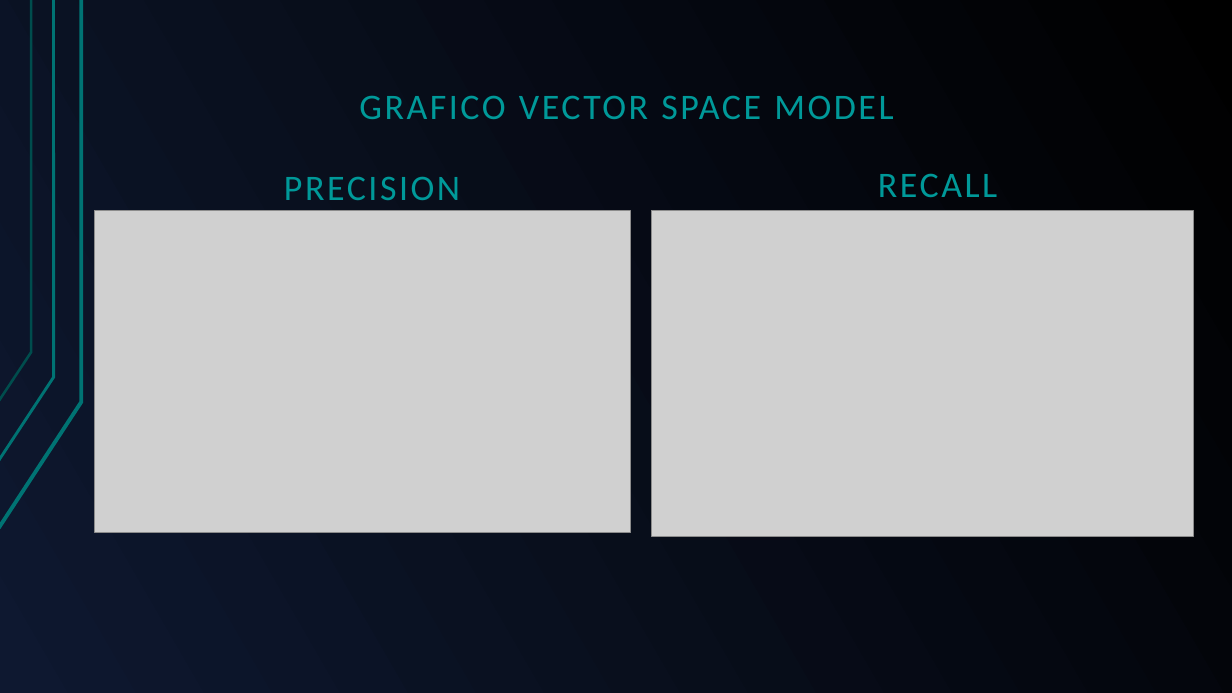
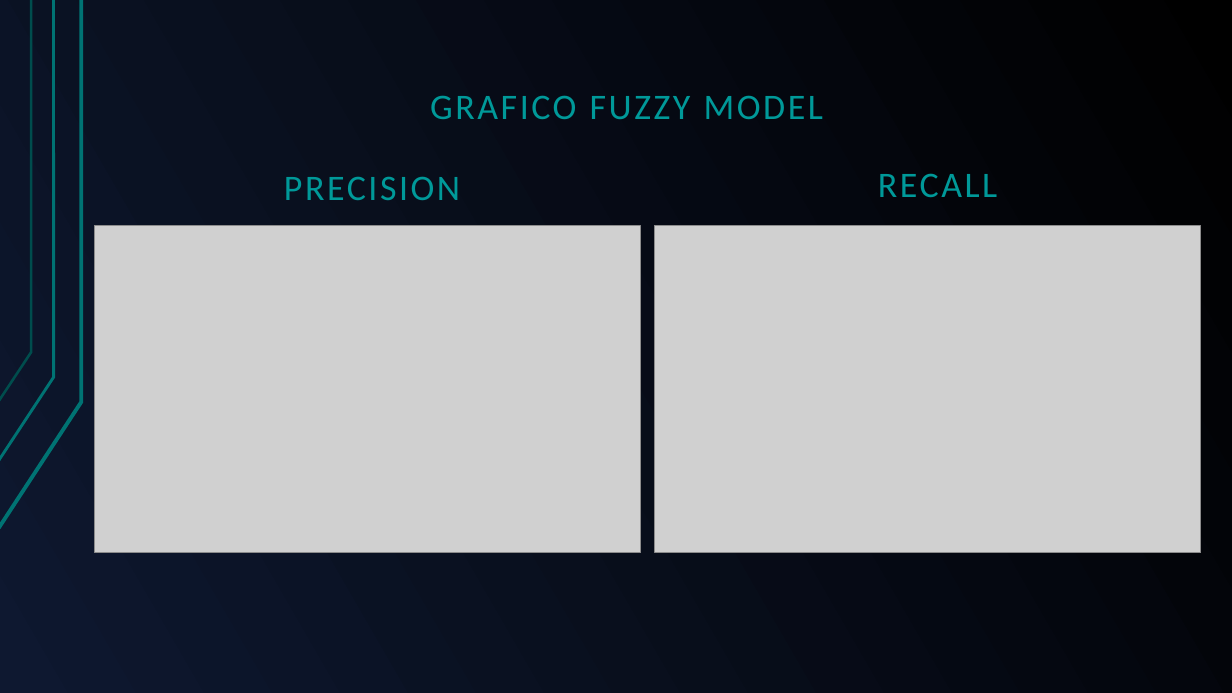
Before and after one commit to GreRagu/ProgettoGavi, a slide deck: slide 18 of Hegregio.odp (slide 16 before the commit). Drawn at 1232x693 pixels with LibreOffice and Linux fonts; fonts in the diff are those of the drawing; grey boxes stand for pictures. Boxes give left, top, right and bottom in pixels: in the first picture for what was removed or moved away, otherwise in the second. Text is boxed around its words. In the diff, an @@ line names an element or a change of style, - is before the commit and + after.

```diff
--- a/Hegregio.odp
+++ b/Hegregio.odp
@@ text at [430, 95, 823, 119]: text changed @@
-GRAFICO VECTOR SPACE MODEL
+GRAFICO FUZZY MODEL
@@ picture: place and size @@
-picture at [94, 211, 630, 532]
+picture at [94, 226, 640, 553]
@@ picture: place and size @@
-picture at [652, 211, 1194, 536]
+picture at [655, 226, 1202, 553]
```
Also in this commit, not shown: 4 other slides changed, 1 slide removed.
